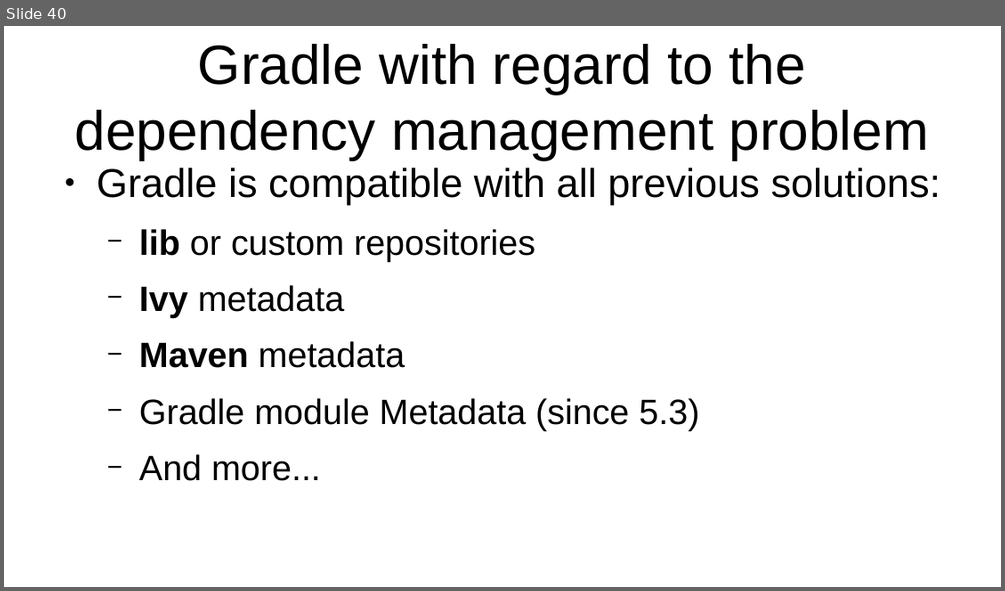
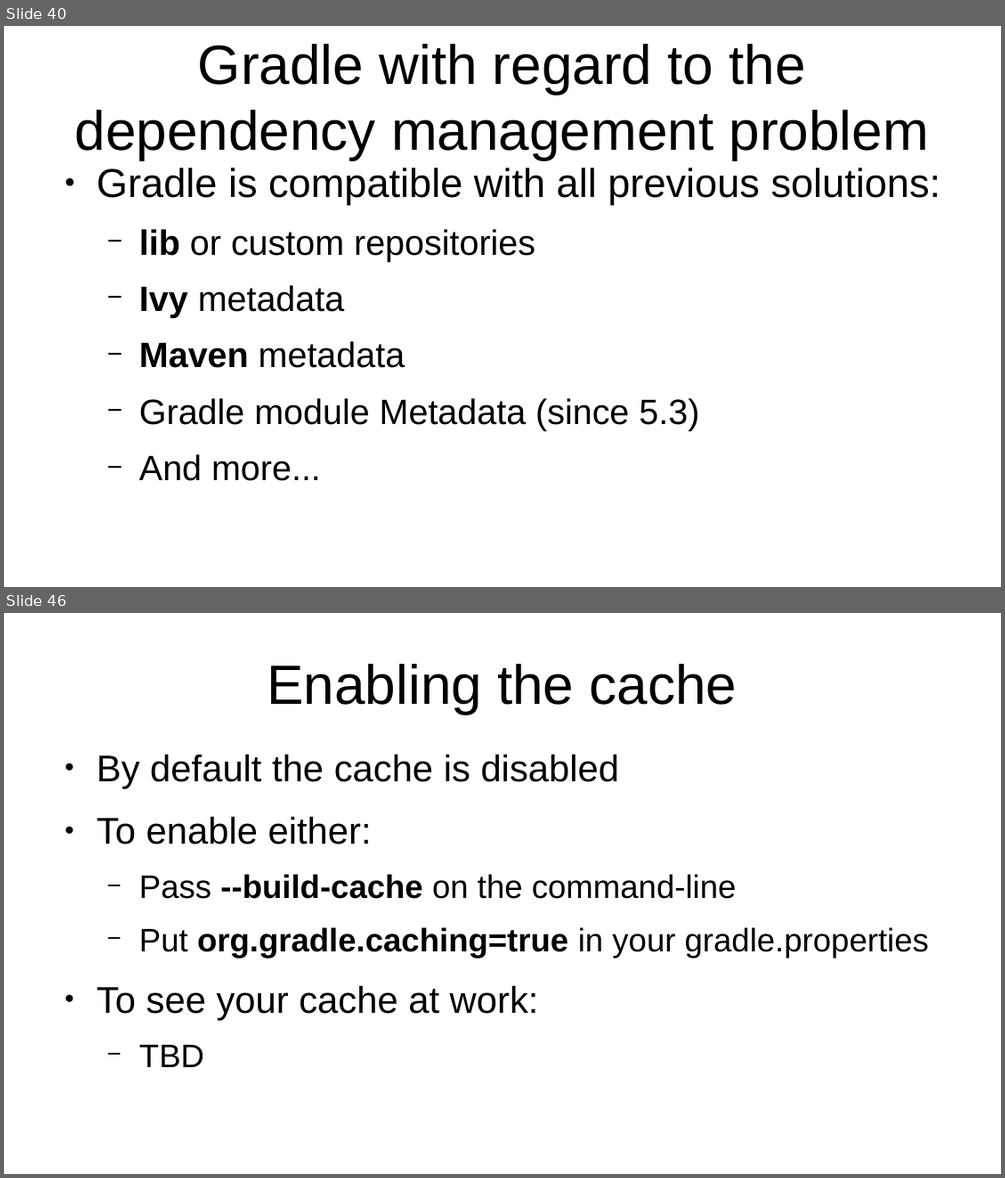
Before and after one commit to veltzer/teaching-slides, a slide deck: odp/gradle/gradle.odp. Shown one above the other, each under a label of ours: slide 40 before the commit, slides 40 and 46 after it; the slides between them are not shown. The pictures are 1005x591 and 1005x1178 pixels, drawn with LibreOffice and Linux fonts; fonts in the diff are those of the drawing. Boxes give left, top, right and bottom in pixels: in the first picture for what was removed or moved away, otherwise in the second. Text is boxed around its words. In the diff, an @@ line names an element or a change of style, - is before the commit and + after.

```diff
--- a/odp/gradle/gradle.odp
+++ b/odp/gradle/gradle.odp
@@ slide 46 added at (4, 613, 1001, 1174), background #FFFFFF @@
@@ title added at (267, 664, 737, 714), 44 pt, text #000000 @@
+Enabling the cache
@@ text added at (97, 754, 929, 1067), 25.9 pt, text #000000 @@
+● By default the cache is disabled
+● To enable either:
+  − Pass --build-cache on the command-line
+  − Put org.gradle.caching=true in your gradle.properties
+● To see your cache at work:
+  − TBD
```
Also in this commit, not shown: 10 other slides added.
